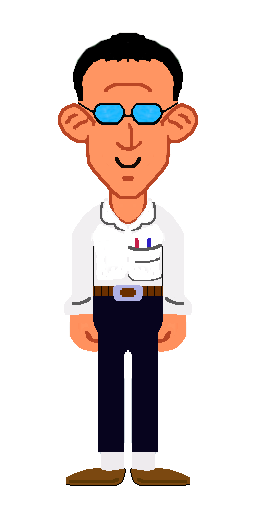
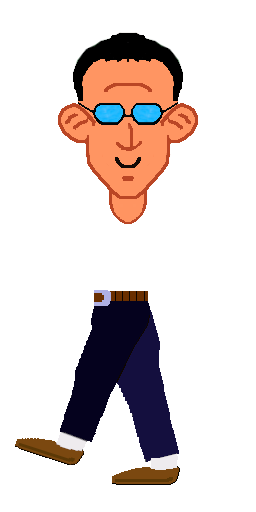
Layered file, before and after one edit (w=256, h=512). Changes by layer:
showed "Legs4L", painted on it over [15, 290, 180, 485]
hid "Legs0F" over [66, 285, 190, 486]
hid "ArmsF" over [64, 198, 192, 352]
